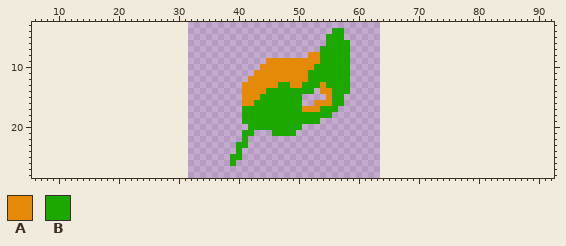
One commit to this sprite sheet: GarbagemanDemo/assets/Garbage/leaf.png. Above, as it was before the edit.
The file is 32x32 pixels. Shown: x 6..92, y 3..28. The old version is drawn lined up with the new one, on the new canvas.
Palette (. is transparent): A #e48a08  B #1da800
Pixels before, first column x 39:
 4 .................BB.
 5 ................BBB.
 6 ................BBBB
 7 ...............BBBBB
 8 .............AABBBBB
 9 ......AAAAAAAAABBBBB
10 .....AAAAAAAAABBBBBB
11 ....AAAAAAAAABBBBBBB
12 ...AAAAAAAAAABBBBBBB
13 ..AAAAAABBAABBBABBBB
14 ..AAAABBBBBBBB.AABBB
15 ..AAABBBBBBB....ABB.
16 ..AABBBBBBBB..AAABB.
17 ..BBBBBBBBBBAAABBB..
18 ..BBBBBBBBBBBBBBB...
19 ..BBBBBBBBBBBBB.....
20 ...BBBBBBBBB........
21 ..BB...BBBB.........
22 ..B.................
23 .BB.................
24 .B..................
25 BB..................
26 B...................
After the commit:
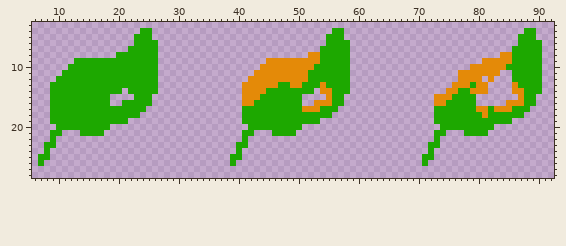
From old to new:
canvas 32x32 -> 96x32, the old top-left corner now at 32,0
There is now colour A in row 8 at x 84 to 85; in row 9 at x 81 to 85; in row 10 at x 79 to 84; in row 11 at x 77 to 83; in row 12 at x 77 to 80 and 82; in row 13 at x 76 to 78, 80 to 81 and 86.
There is now colour A in row 14 at x 75 to 76, 79 to 81 and 86 to 87; in row 15 at x 73 to 75 and 87; in row 16 at x 73 to 74 and 85 to 87; in row 17 at x 80 to 81 and 83 to 85; in row 18 at x 81.
There is now colour B in row 4 at x 24 to 25 and 88 to 89; in row 5 at x 23 to 25 and 87 to 89; in row 6 at x 23 to 26 and 87 to 90; in row 7 at x 22 to 26 and 86 to 90; in row 8 at x 20 to 26 and 86 to 90; in row 9 at x 13 to 26 and 86 to 90.
There is now colour B in row 10 at x 12 to 26 and 85 to 90; in row 11 at x 11 to 26 and 86 to 90; in row 12 at x 10 to 26 and 86 to 90; in row 13 at x 9 to 26, 79 and 87 to 90; in row 14 at x 9 to 20, 22 to 26, 77 to 78 and 88 to 90; in row 15 at x 9 to 18, 23 to 25, 76 to 79 and 88 to 89.
There is now colour B in row 16 at x 9 to 18, 21 to 25, 75 to 79 and 88 to 89; in row 17 at x 9 to 24, 73 to 79, 82 and 86 to 88; in row 18 at x 9 to 23, 73 to 80 and 82 to 87; in row 19 at x 9 to 21 and 73 to 85; in row 20 at x 10 to 18 and 74 to 82; in row 21 at x 9 to 10, 14 to 17, 73 to 74 and 78 to 81.
There is now colour B in row 22 at x 9 and 73; in row 23 at x 8 to 9 and 72 to 73; in row 24 at x 8 and 72; in row 25 at x 7 to 8 and 71 to 72; in row 26 at x 7 and 71.
Boxes around the changes in both pictures, in picture pixels (x1, y1, x2, y2):
added: (38, 28, 158, 166)
added: (422, 28, 542, 166)
